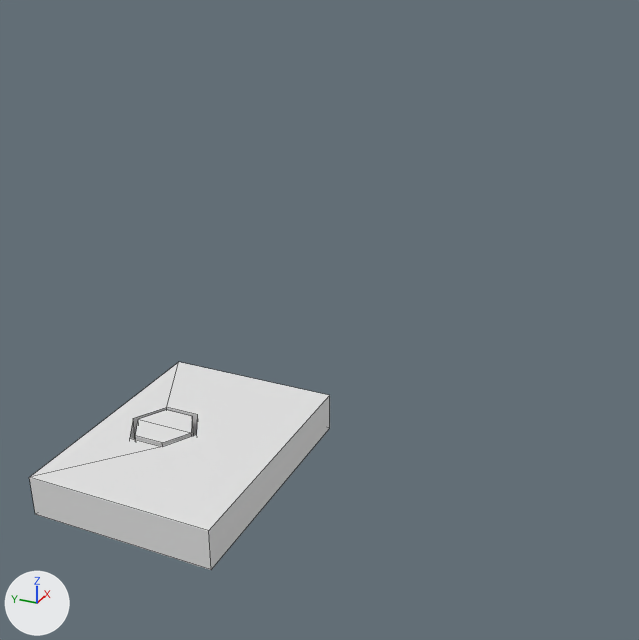
A saved change to the Blender file phone_mount/design1.blend.
Before and after are seen from a 50 mm lens placed at (-5.04, -2.62, 4.03), pointed at (-0.04, -0.37, 1.53). Every picture has the same lights, and +X, +Y and +Z are marked at lower left. Mesh edges are drawn as thin lines.

In view in the first picture: 'hex_nut_1/4.001', 'mount_base'.
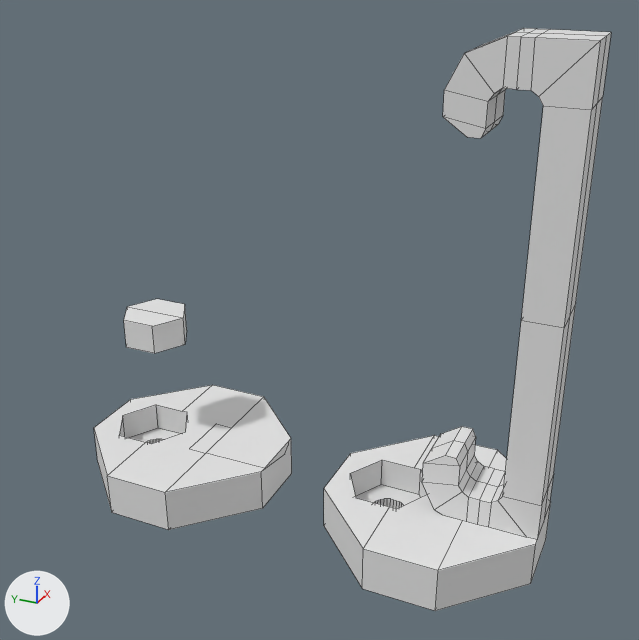
Commit message: simple design commit

ob_hex_nut_1_4_inset_001 is not drawn itself; it is used by a modifier of ob_mount_base.

The change, as a list of edits to the scene's bpy script:
```text
Change me_cube_005:
    used by ob_mount_base; location = (0.0, 0.0, 0.0)
    remove me_cube_005.from_pydata(...)  # 8 vertices, 6 faces; spans x -1.0..1.0, y 0.0..1.5, z 0.0..0.32
    add me_cube_005.from_pydata(...)  # 16 vertices, 14 faces; spans x -0.75..0.75, y 0.0..1.5, z 0.0..0.32
    me_cube_005 part 1: the whole mesh is rebuilt
Change me_cube_004:
    where me_cube_004.from_pydata(...)  # 12 vertices, 10 faces; spans x -0.219..0.219, y -0.25..0.25, z -0.109..0.109
    used by ob_hex_nut_1_4_001; location = (0.0, 1.0, 0.218)
    me_cube_004 part 2: the whole mesh is scaled about its middle by (1.01, 1, 1.01), then moved by (0.0, 0.0, 0.11)
Add me_cube_009:
    me_cube_009.from_pydata(...)  # 114 vertices, 112 faces; spans x -0.2..0.2, y -0.25..0.55, z -1.6..1.6
Add me_cube_010:
    me_cube_010.from_pydata(...)  # 214 vertices, 161 faces; spans x -0.75..0.75, y 0.0..1.5, z 0.0..3.45
Change ob_mount_base:
    add _m = ob_mount_base.modifiers.new('Boolean.002', 'BOOLEAN')
    add _m.object = ob_clipping_001
    add _m.operation = 'UNION'
    add _m.solver = 'FLOAT'
Change ob_hex_nut_1_4_001:
    ob_hex_nut_1_4_001.location: (0.0, 1.0, 0.218) -> (0.0, 1.0, 1.1)
Change ob_hex_nut_1_4_inset_001:
    ob_hex_nut_1_4_inset_001.location: (0.0, 1.0, 0.1) -> (0.0, 1.1, 0.1)
Add ob_clipping_001:
    ob_clipping_001 = bpy.data.objects.new('clipping.001', me_cube_009)
    ob_clipping_001.location = (0.0, 0.25, 1.85)
    ob_clipping_001.hide_set(True)  # its collection is switched off
Add ob_mount_base_final:
    ob_mount_base_final = bpy.data.objects.new('mount_base_final', me_cube_010)
    ob_mount_base_final.location = (0.0, -2.0, 0.0)
```

Location of each change, (x1, y1, x2, y2) in pixels of the pictures (639 x 640 px):
'mount_base_final', added: after (324, 28, 611, 611)
'mount_base', reshaped, modifiers changed (34% narrower, 30% shorter): before (29, 362, 330, 570); after (94, 385, 292, 530)
'hex_nut_1/4.001', mesh rescaled, moved: before (135, 410, 194, 447); after (124, 299, 187, 353)
